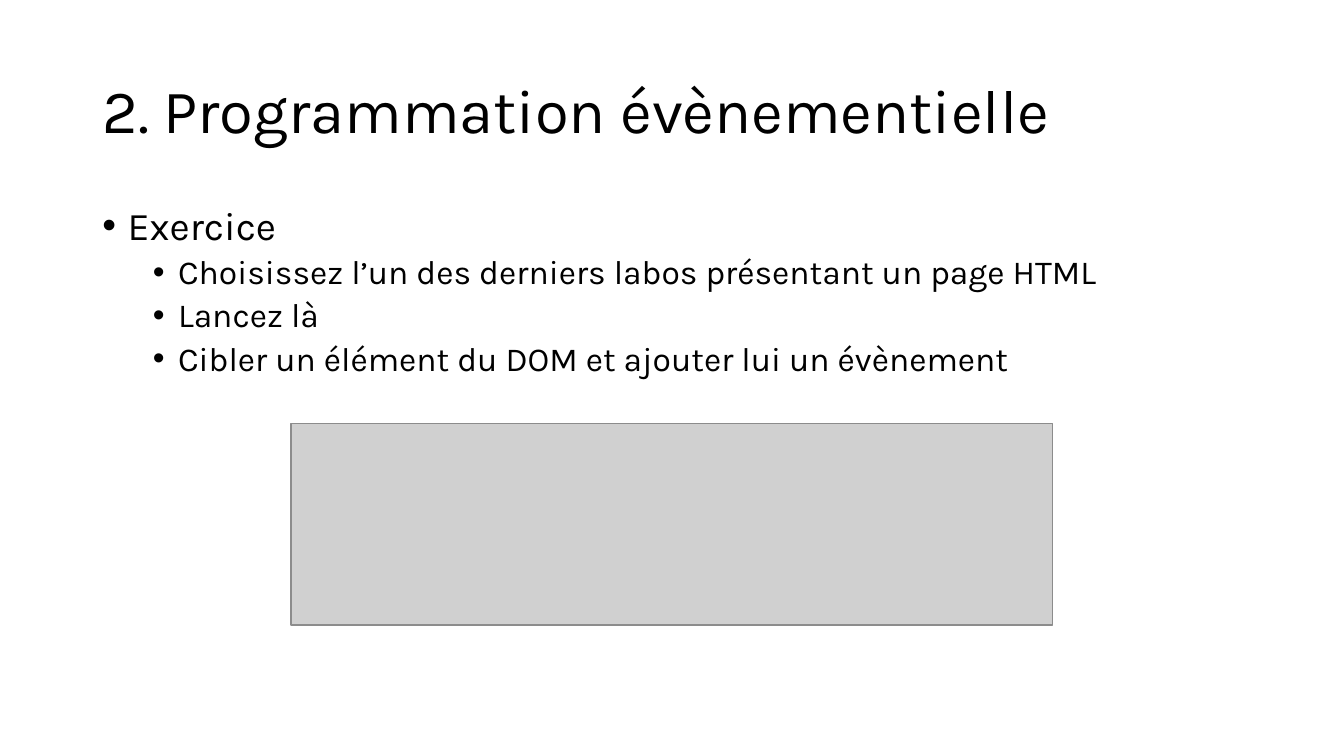
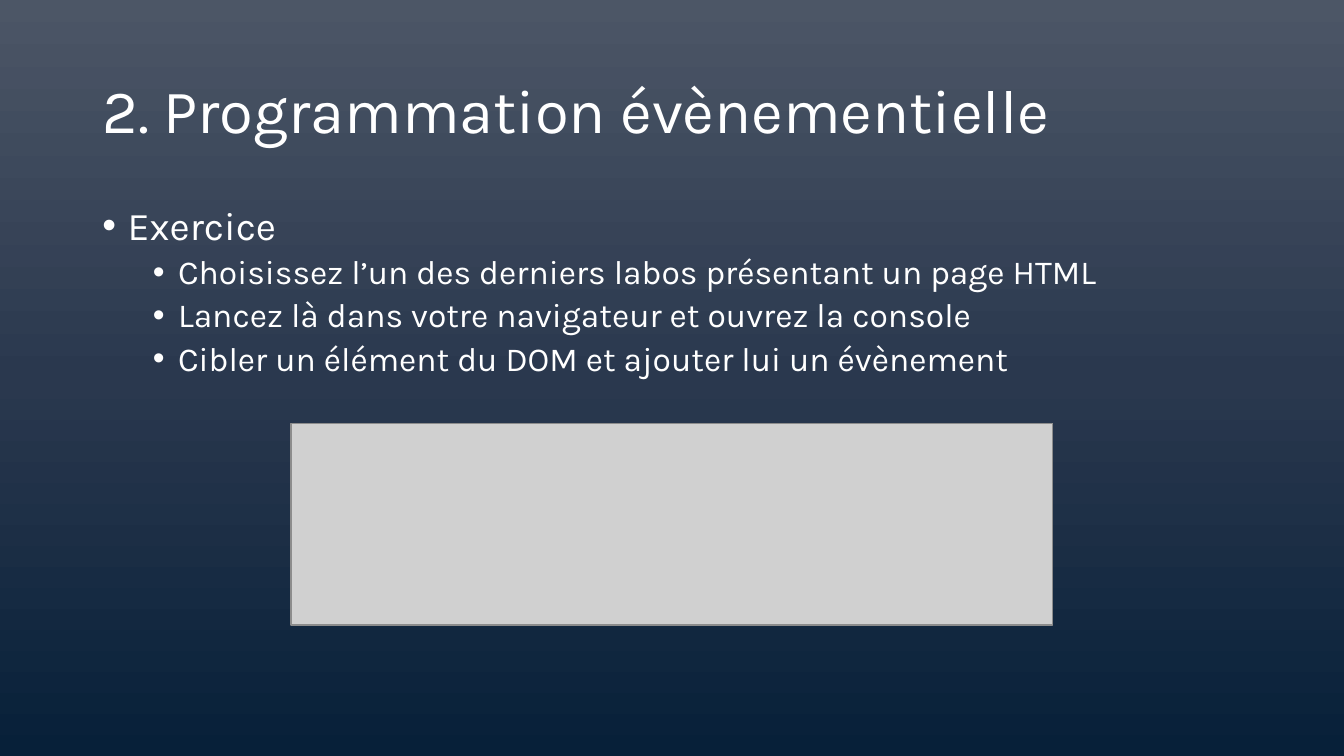
Before and after one commit to LJKhnor/Chapitre-7, a slide deck: slide 31 of Chapitre 7.pptx (slide 32 before the commit). Drawn at 1344x756 pixels with LibreOffice and Linux fonts; fonts in the diff are those of the drawing; grey boxes stand for pictures. Boxes give left, top, right and bottom in pixels: in the first picture for what was removed or moved away, otherwise in the second. Text is boxed around its words. In the diff, an @@ line names an element or a change of style, - is before the commit and + after.

```diff
--- a/Chapitre 7.pptx
+++ b/Chapitre 7.pptx
@@ background #FFFFFF to gradient #4D5667 to #2B394F to #072139 @@
@@ title "2. Programmation évènementielle" at (102,86,1048,148): text colour #000000 to #FFFFFF @@
@@ text at (128,213,1096,380): text colour #000000 to #FFFFFF in "Exercice", "Choisissez l’un des derniers labos présentant un ...", "Cibler un élément du DOM et ajouter ..." @@
@@ text at (178,301,971,336): text changed; text colour #000000 to #FFFFFF @@
-  • Lancez là
+  • Lancez là dans votre navigateur et ouvrez la console
```
Also in this commit, not shown: 34 other slides changed, 2 slides added, 3 slides removed, 1 other file.
